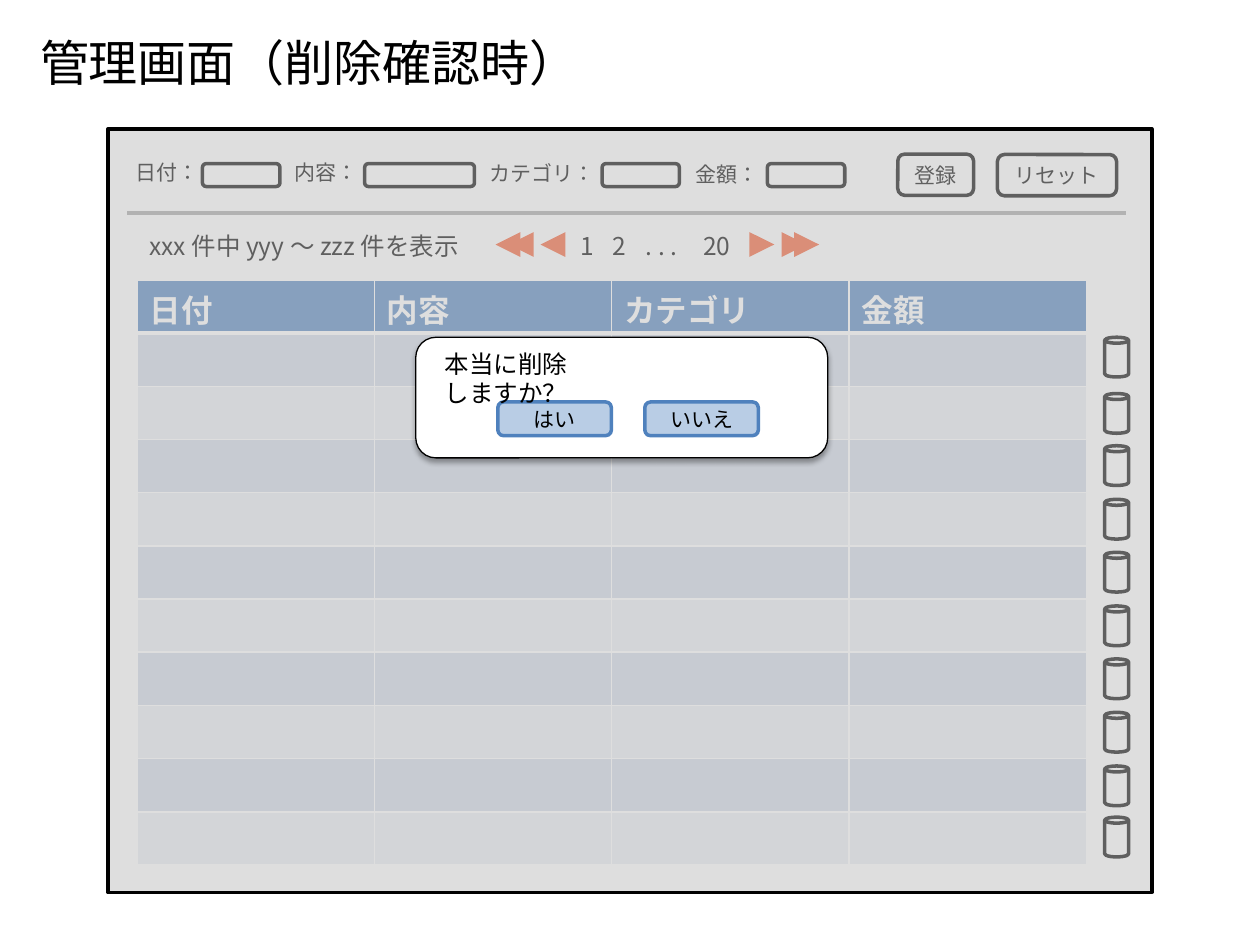
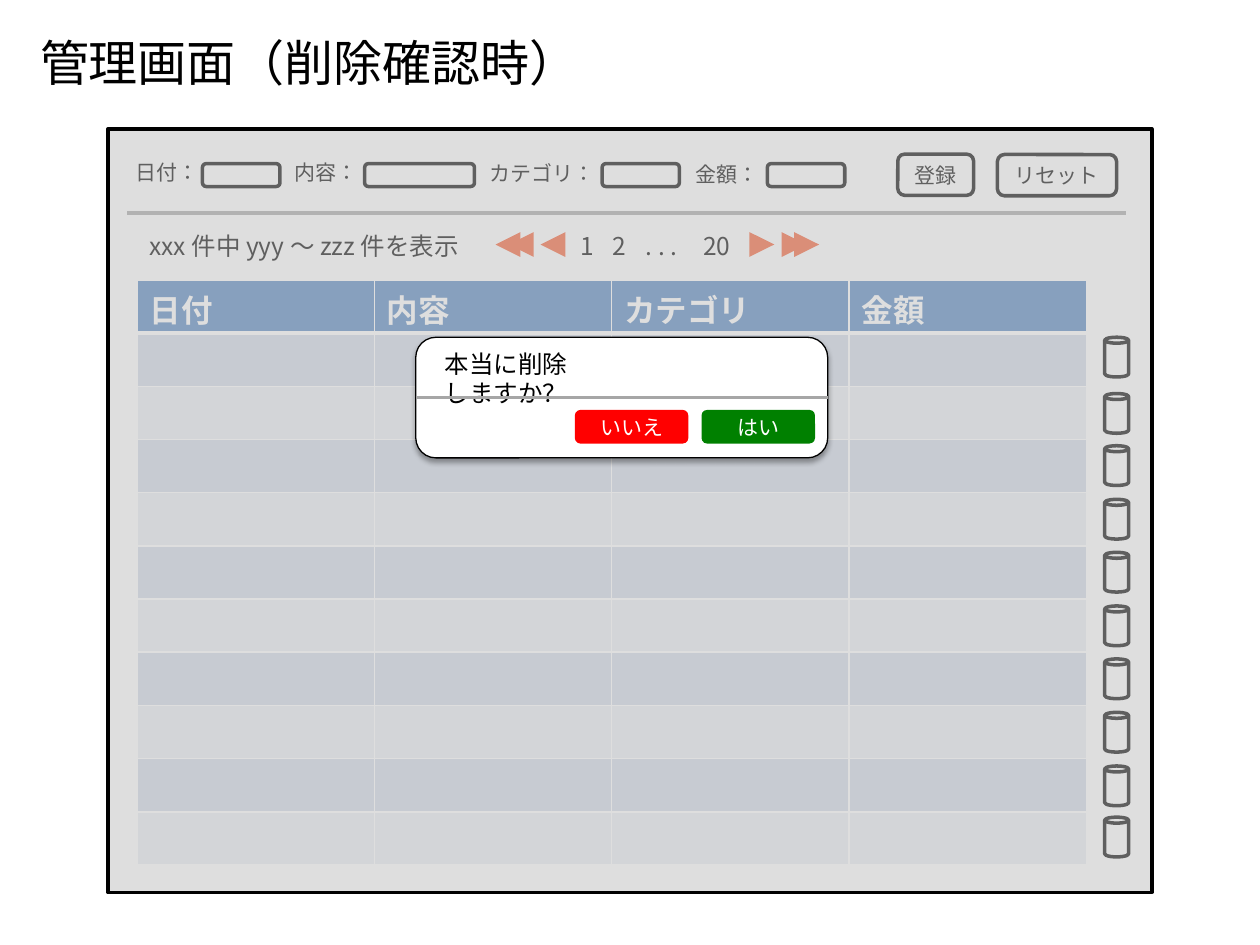
Before and after one commit to Leonis0813/chort, a slide deck: slide 6 of bin/algieba.pptx. Drawn at 1260x945 pixels with LibreOffice and Linux fonts; fonts in the diff are those of the drawing. Boxes give left, top, right and bottom in pixels: in the first picture for what was removed or moved away, otherwise in the second. Text is boxed around its words. In the diff, an @@ line names an element or a change of style, - is before the commit and + after.

```diff
--- a/bin/algieba.pptx
+++ b/bin/algieba.pptx
@@ line added from (416, 398) to (828, 398), #A6A6A6 2 pt @@
@@ rounded rectangle "いいえ": place and size @@
-rounded rectangle "いいえ" at bbox=[645, 402, 759, 436]
+rounded rectangle "いいえ" at bbox=[575, 410, 688, 444]
@@ rounded rectangle "いいえ" at bbox=[575, 410, 688, 444]: text colour #000000 to #FFFFFF; fill #B9CDE5 to #FF0000; outline #4F81BD 2 pt to none @@
@@ rounded rectangle "はい": place and size @@
-rounded rectangle "はい" at bbox=[498, 402, 611, 436]
+rounded rectangle "はい" at bbox=[702, 410, 815, 444]
@@ rounded rectangle "はい" at bbox=[702, 410, 815, 444]: text colour #000000 to #FFFFFF; fill #B9CDE5 to #008000; outline #4F81BD 2 pt to none @@
```
Also in this commit, not shown: 1 other slide changed, 1 other file.
